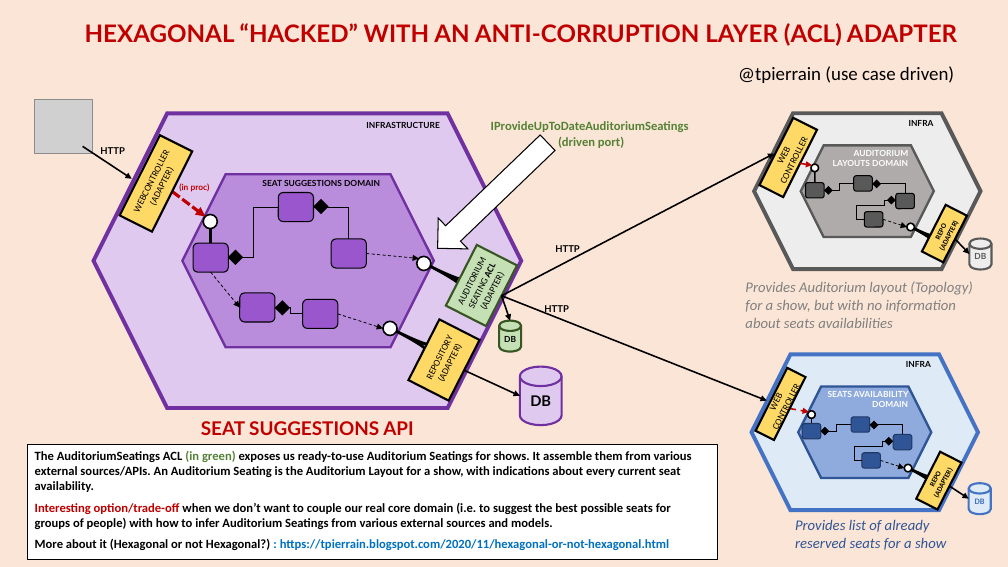
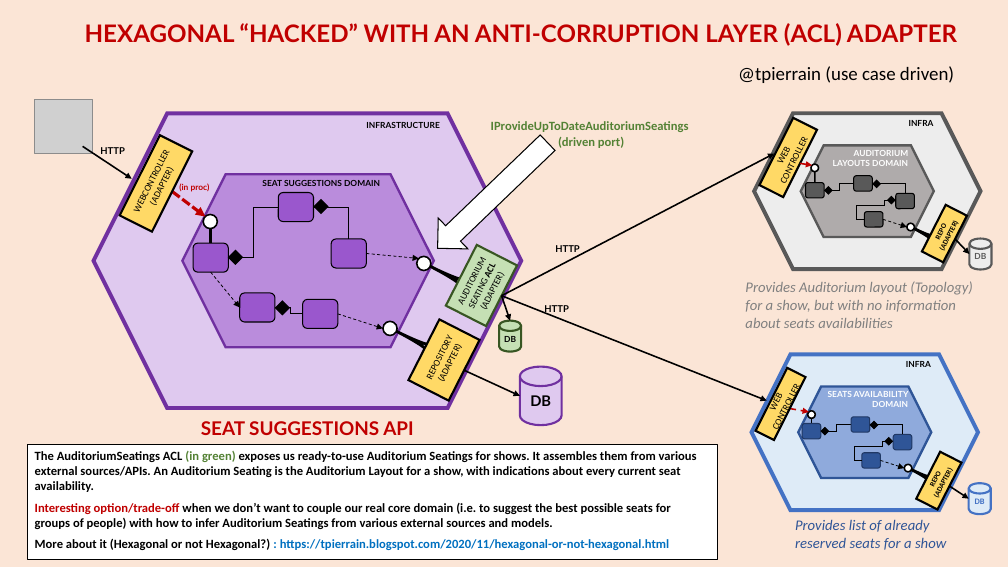
Before and after one commit to tpierrain/talk-hexagonal-and-beyond, a slide deck: slide 5 of HexagonalAndBeyond.pptx (slide 3 before the commit). Drawn at 1008x567 pixels with LibreOffice and Linux fonts; fonts in the diff are those of the drawing; grey boxes stand for pictures. Boxes give left, top, right and bottom in pixels: in the first picture for what was removed or moved away, otherwise in the second. Text is boxed around its words. In the diff, an @@ line names an element or a change of style, - is before the commit and + after.

```diff
--- a/HexagonalAndBeyond.pptx
+++ b/HexagonalAndBeyond.pptx
@@ text in rectangle at (35,451,697,492): text changed @@
-The AuditoriumSeatings ACL (in green) exposes us ready-to-use Auditorium Seatings for shows. It assemble them from various external sources/APIs. An Auditorium Seating is the Auditorium Layout for a show, with indications about every current seat availability.
+The AuditoriumSeatings ACL (in green) exposes us ready-to-use Auditorium Seatings for shows. It assembles them from various external sources/APIs. An Auditorium Seating is the Auditorium Layout for a show, with indications about every current seat availability.
```
Also in this commit, not shown: 1 other slide changed, 2 slides added, 1 other file.
